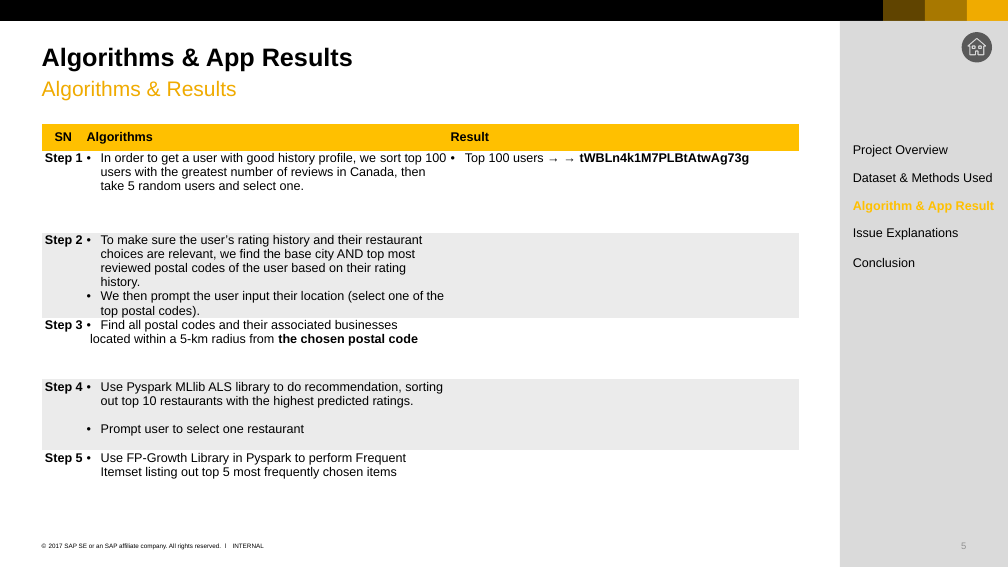
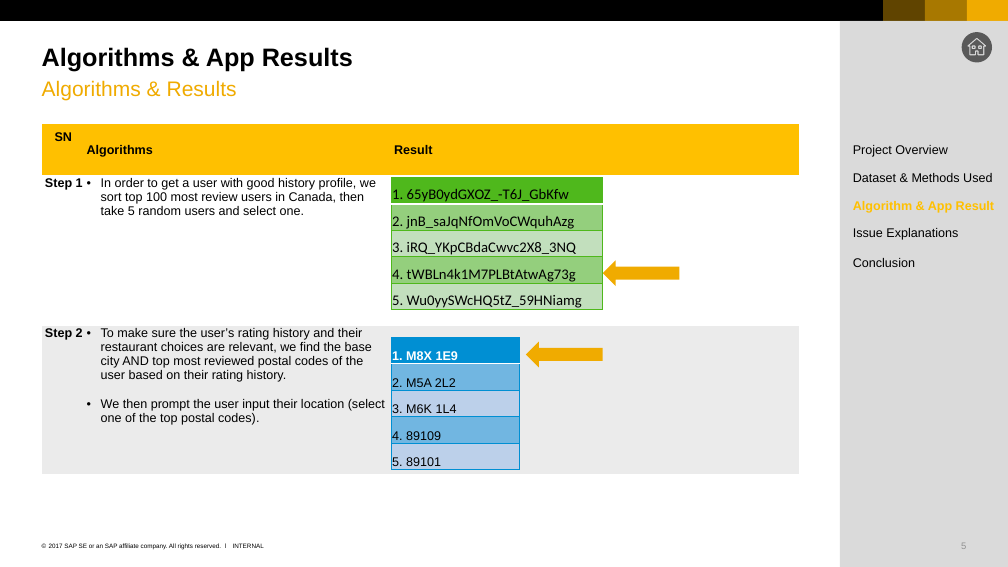
Before and after one commit to nguyenthanhtung2605/yelp-data-analysis, a slide deck: slide 5 of project_yelp_recommendation/15_Apr10_HuyNguyen_TungNguyen_Yelp_Restaurant_Recommendation.pptx. Drawn at 1008x567 pixels with LibreOffice and Linux fonts; fonts in the diff are those of the drawing. Boxes give left, top, right and bottom in pixels: in the first picture for what was removed or moved away, otherwise in the second. Text is boxed around its words. In the diff, an @@ line names an element or a change of style, - is before the commit and + after.

```diff
--- a/project_yelp_recommendation/15_Apr10_HuyNguyen_TungNguyen_Yelp_Restaurant_Recommendation.pptx
+++ b/project_yelp_recommendation/15_Apr10_HuyNguyen_TungNguyen_Yelp_Restaurant_Recommendation.pptx
@@ table at (42,124,799,475) @@
-row 2, column 2: In order to get a user with good history profile, we sort top 100 users with the greatest number of reviews in Canada, then take 5 random users and select one.
+row 2, column 2: In order to get a user with good history profile, we sort top 100 most review users in Canada, then take 5 random users and select one.
-row 2, column 3: Top 100 users → → tWBLn4k1M7PLBtAtwAg73g
+row 2, column 3: 
-row 4: Step 3 | Find all postal codes and their associated businesses / located within a 5-km radius from the chosen postal code | 
-row 5: Step 4 | Use Pyspark MLlib ALS library to do recommendation, sorting out top 10 restaurants with the highest predicted ratings. / Prompt user to select one restaurant | 
-row 6: Step 5 | Use FP-Growth Library in Pyspark to perform Frequent Itemset listing out top 5 most frequently chosen items | 
@@ table added at (391,178,602,314), 5 rows, 1 columns @@
+1. 65yB0ydGXOZ_-T6J_GbKfw
+2. jnB_saJqNfOmVoCWquhAzg
+3. iRQ_YKpCBdaCwvc2X8_3NQ
+4. tWBLn4k1M7PLBtAtwAg73g
+5. Wu0yySWcHQ5tZ_59HNiamg
@@ left arrow added at (602,260,679,286), fill #F0AB00 @@
@@ table added at (391,337,519,474), 5 rows, 1 columns @@
+1. M8X 1E9
+2. M5A 2L2
+3. M6K 1L4
+4. 89109
+5. 89101
@@ left arrow added at (526,342,603,367), fill #F0AB00 @@
```
Also in this commit, not shown: 3 other slides changed, 3 other files.
